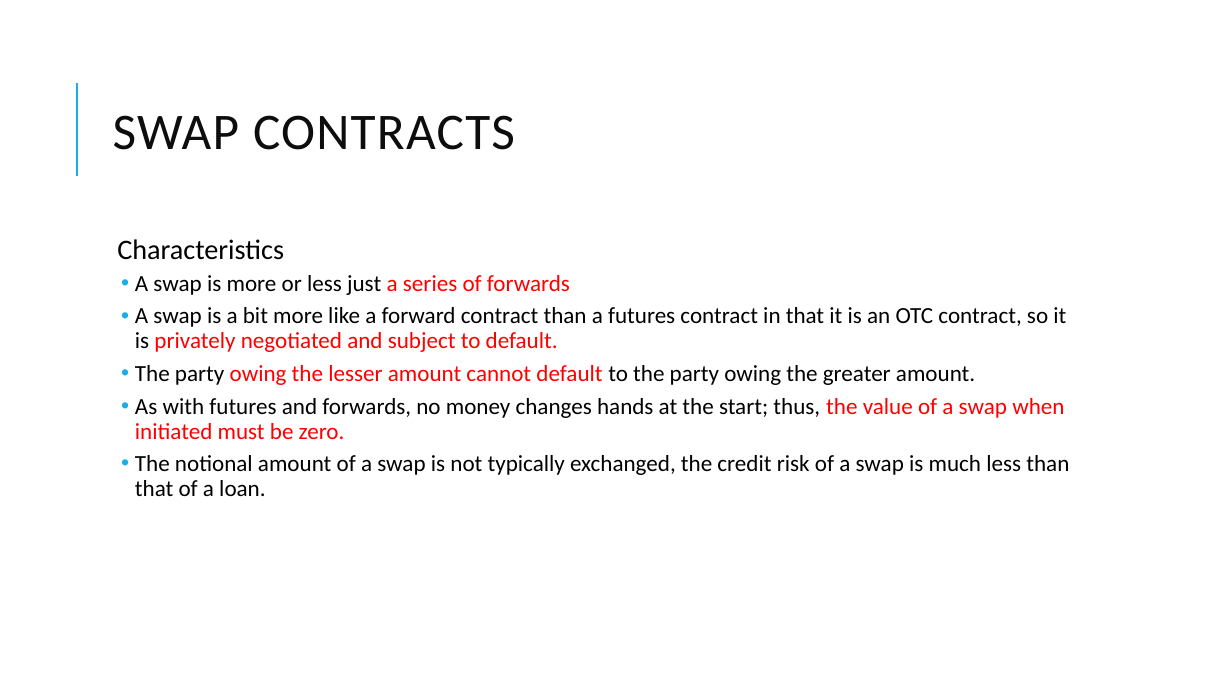
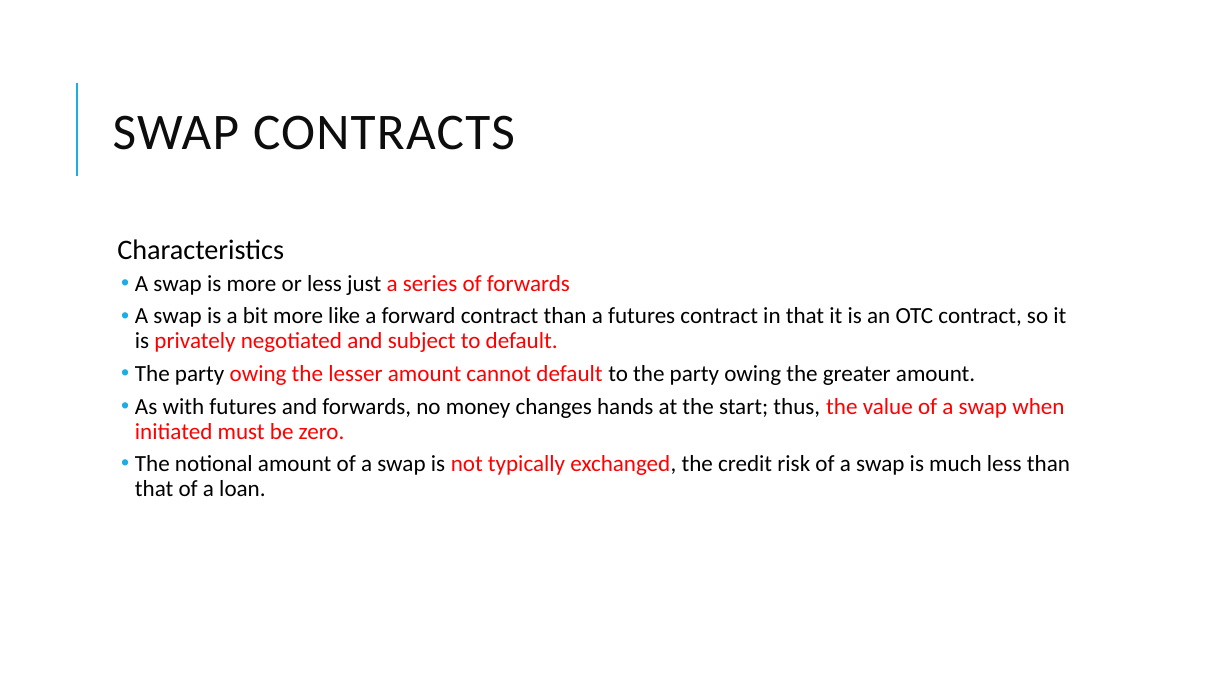
Before and after one commit to Isco0530/data, a slide deck: slide 23 of Derivatives.pptx (slide 20 before the commit). Drawn at 1232x693 pixels with LibreOffice and Linux fonts; fonts in the diff are those of the drawing. Boxes give left, top, right and bottom in pixels: in the first picture for what was removed or moved away, otherwise in the second. Text is boxed around its words. In the diff, an @@ line names an element or a change of style, - is before the commit and + after.

```diff
--- a/Derivatives.pptx
+++ b/Derivatives.pptx
@@ text at (135,455,1070,496): text colour #000000 to #FF0000 in "not typically exchanged," @@
```
Also in this commit, not shown: 12 other slides changed, 2 slides added.
